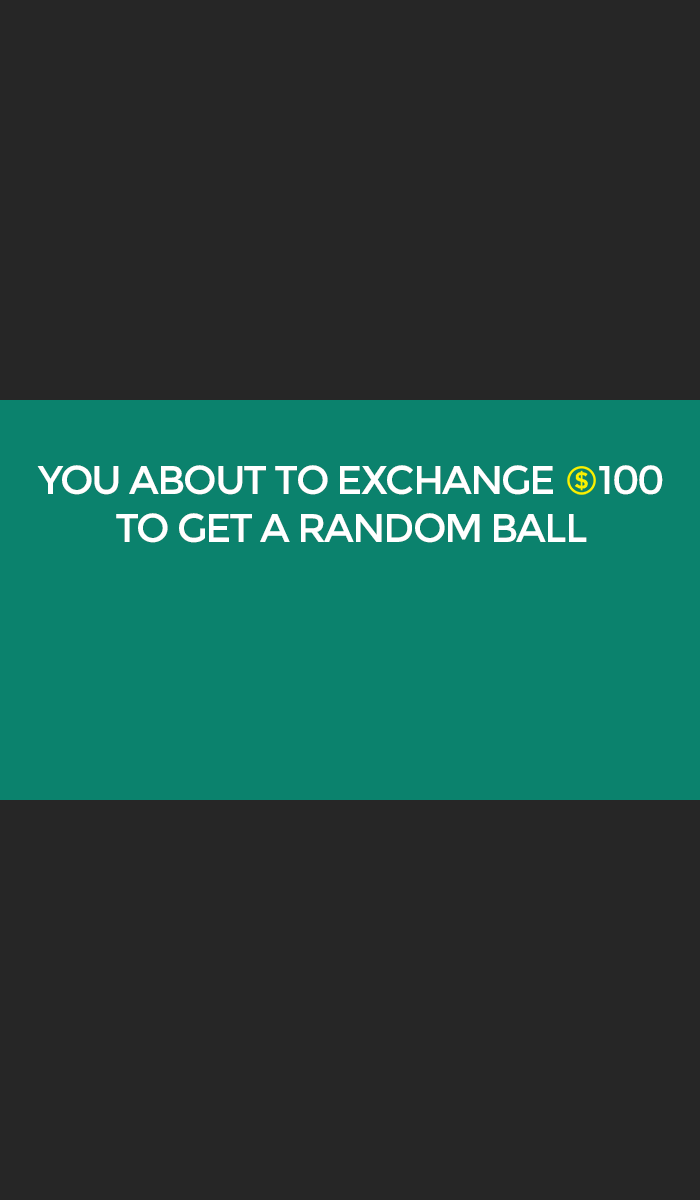
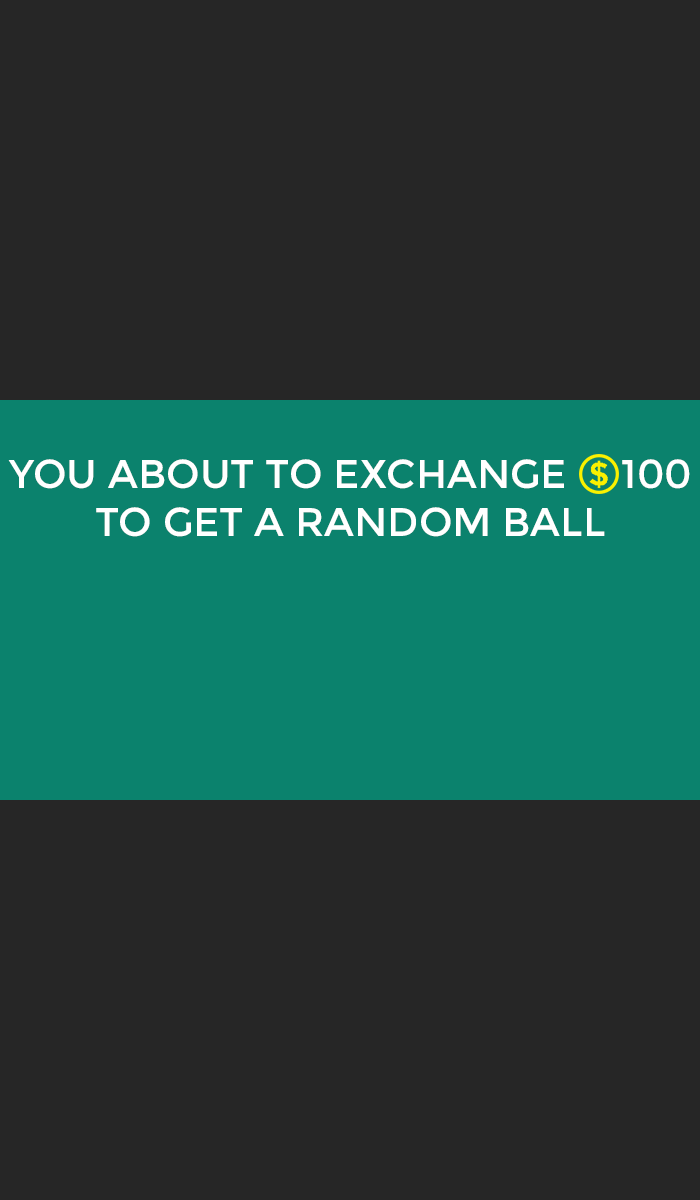
Layers edited between the first and the second (700, 1200) image:
painted on "spr_item_add_coin" over [567, 454, 619, 495]
painted on "YOU ABOUT TO EXCHANGE 100 TO GET A RANDOM BALL" over [8, 459, 690, 543]
